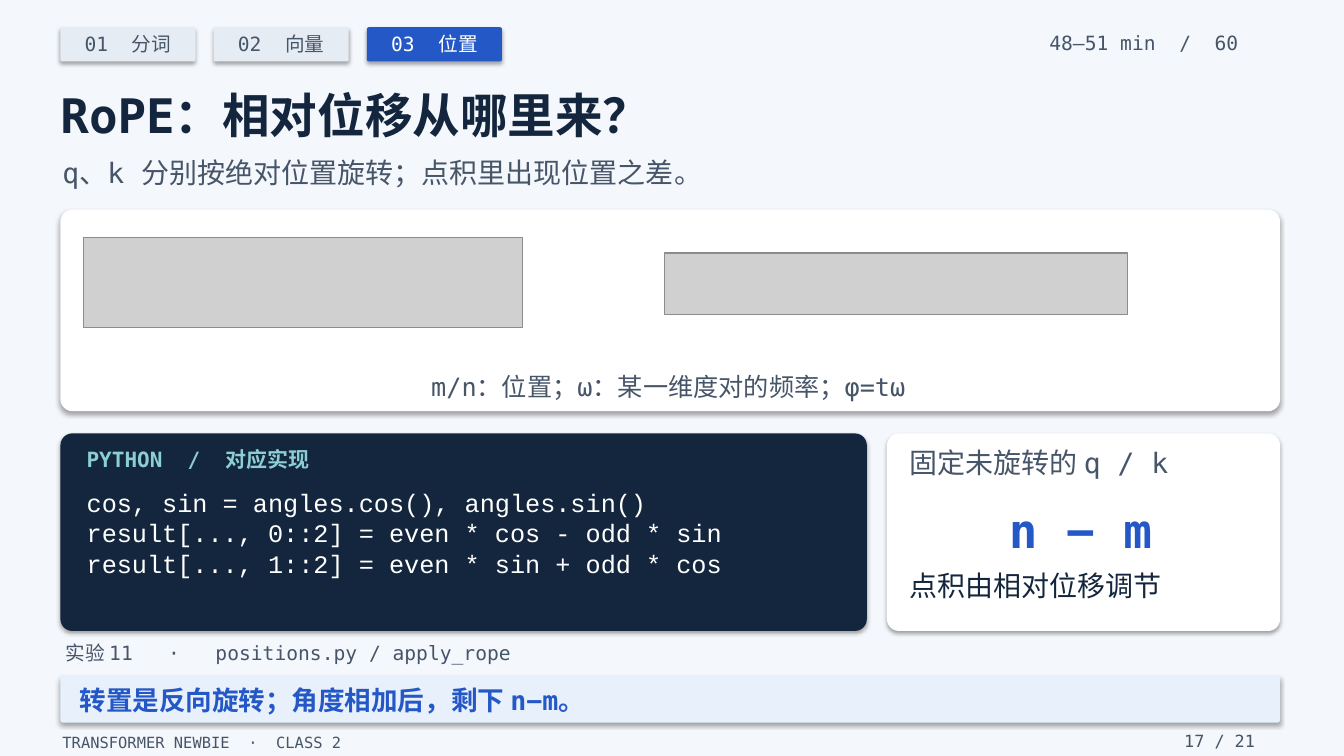
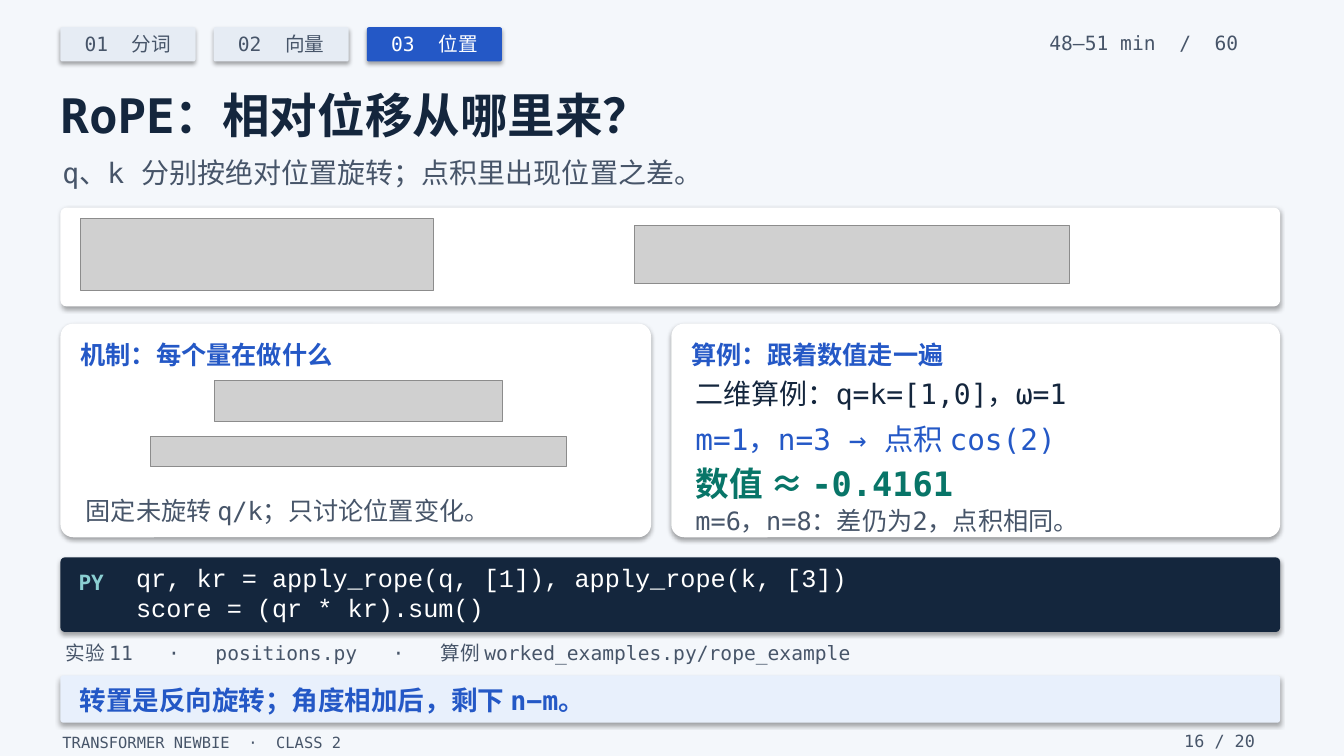
Before and after one commit to yangzy723/Transformer-Newbie, a slide deck: slide 16 of class2/class2_tokens_embeddings_positions.pptx (slide 17 before the commit). Drawn at 1344x756 pixels with LibreOffice and Linux fonts; fonts in the diff are those of the drawing; grey boxes stand for pictures. Boxes give left, top, right and bottom in pixels: in the first picture for what was removed or moved away, otherwise in the second. Text is boxed around its words. In the diff, an @@ line names an element or a change of style, - is before the commit and + after.

Commit message:
Expand class 2 with complete BPE and numerical worked examples

```diff
--- a/class2/class2_tokens_embeddings_positions.pptx
+++ b/class2/class2_tokens_embeddings_positions.pptx
@@ rounded rectangle resized from (x1=60, y1=210, x2=1280, y2=411) to (x1=60, y1=208, x2=1280, y2=307) @@
@@ picture resized from (x1=84, y1=237, x2=522, y2=327) to (x1=81, y1=219, x2=434, y2=290) @@
@@ picture resized from (x1=664, y1=253, x2=1128, y2=315) to (x1=634, y1=225, x2=1070, y2=283) @@
@@ rounded rectangle added at (x1=60, y1=324, x2=651, y2=537), fill #FFFFFF @@
@@ rounded rectangle resized from (x1=887, y1=434, x2=1280, y2=631) to (x1=671, y1=324, x2=1280, y2=537) @@
@@ text added at (x1=81, y1=342, x2=333, y2=367), 18 pt, text #2458C6, bold @@
+机制：每个量在做什么
@@ text added at (x1=691, y1=342, x2=943, y2=367), 18 pt, text #2458C6, bold @@
+算例：跟着数值走一遍
@@ picture added at (x1=215, y1=381, x2=503, y2=421) @@
@@ text removed at (x1=431, y1=375, x2=905, y2=402) @@
-m/n：位置；ω：某一维度对的频率；φ=tω
@@ text at (x1=695, y1=380, x2=1066, y2=410): text changed; text colour #475569 to #14263D @@
-固定未旋转的 q / k
+二维算例：q=k=[1,0]，ω=1
@@ text removed at (x1=87, y1=449, x2=310, y2=469) @@
-PYTHON / 对应实现
@@ picture added at (x1=150, y1=437, x2=566, y2=467) @@
@@ text at (x1=695, y1=425, x2=1056, y2=454): text changed; size 34 to 21 pt; bold off @@
-n − m
+m=1，n=3 → 点积 cos(2)
@@ text added at (x1=695, y1=467, x2=954, y2=499), 24 pt, text #087568, bold @@
+数值 ≈ -0.4161
@@ text added at (x1=86, y1=499, x2=489, y2=526), 18 pt, text #475569 @@
+固定未旋转 q/k；只讨论位置变化。
@@ text removed at (x1=87, y1=494, x2=646, y2=518) @@
-cos, sin = angles.cos(), angles.sin()
@@ text added at (x1=695, y1=509, x2=1078, y2=533), 18 pt, text #475569 @@
+m=6，n=8：差仍为2，点积相同。
@@ text removed at (x1=87, y1=524, x2=721, y2=548) @@
-result[..., 0::2] = even * cos - odd * sin
@@ rounded rectangle resized from (x1=60, y1=434, x2=867, y2=631) to (x1=60, y1=558, x2=1280, y2=632) @@
@@ text removed at (x1=87, y1=554, x2=721, y2=579) @@
-result[..., 1::2] = even * sin + odd * cos
@@ text added at (x1=136, y1=568, x2=846, y2=593), 18 pt, text #FFFFFF @@
+qr, kr = apply_rope(q, [1]), apply_rope(k, [3])
@@ text added at (x1=79, y1=574, x2=104, y2=590), 15 pt, text #8BCFD2, bold @@
+PY
@@ text added at (x1=136, y1=598, x2=484, y2=623), 18 pt, text #FFFFFF @@
+score = (qr * kr).sum()
@@ text removed at (x1=909, y1=572, x2=1161, y2=599) @@
-点积由相对位移调节
@@ text at (x1=65, y1=643, x2=850, y2=665): text changed @@
-实验 11 · positions.py / apply_rope
+实验 11 · positions.py · 算例 worked_examples.py/rope_example
@@ text at (x1=1184, y1=734, x2=1255, y2=747): text changed @@
-17 / 21
+16 / 20
```
Also in this commit, not shown: 19 other slides changed, 1 slide removed, 49 other files.
